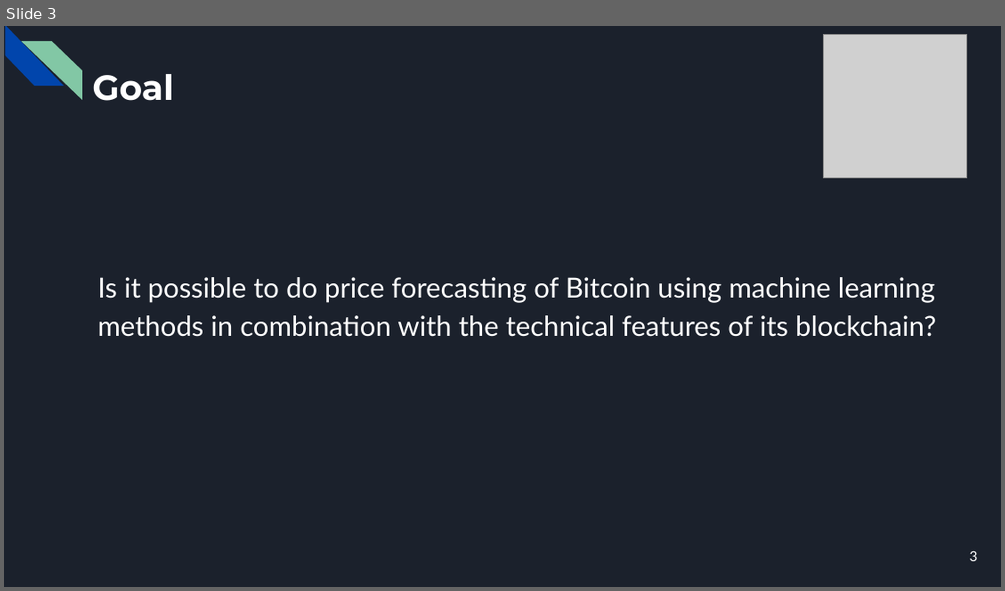
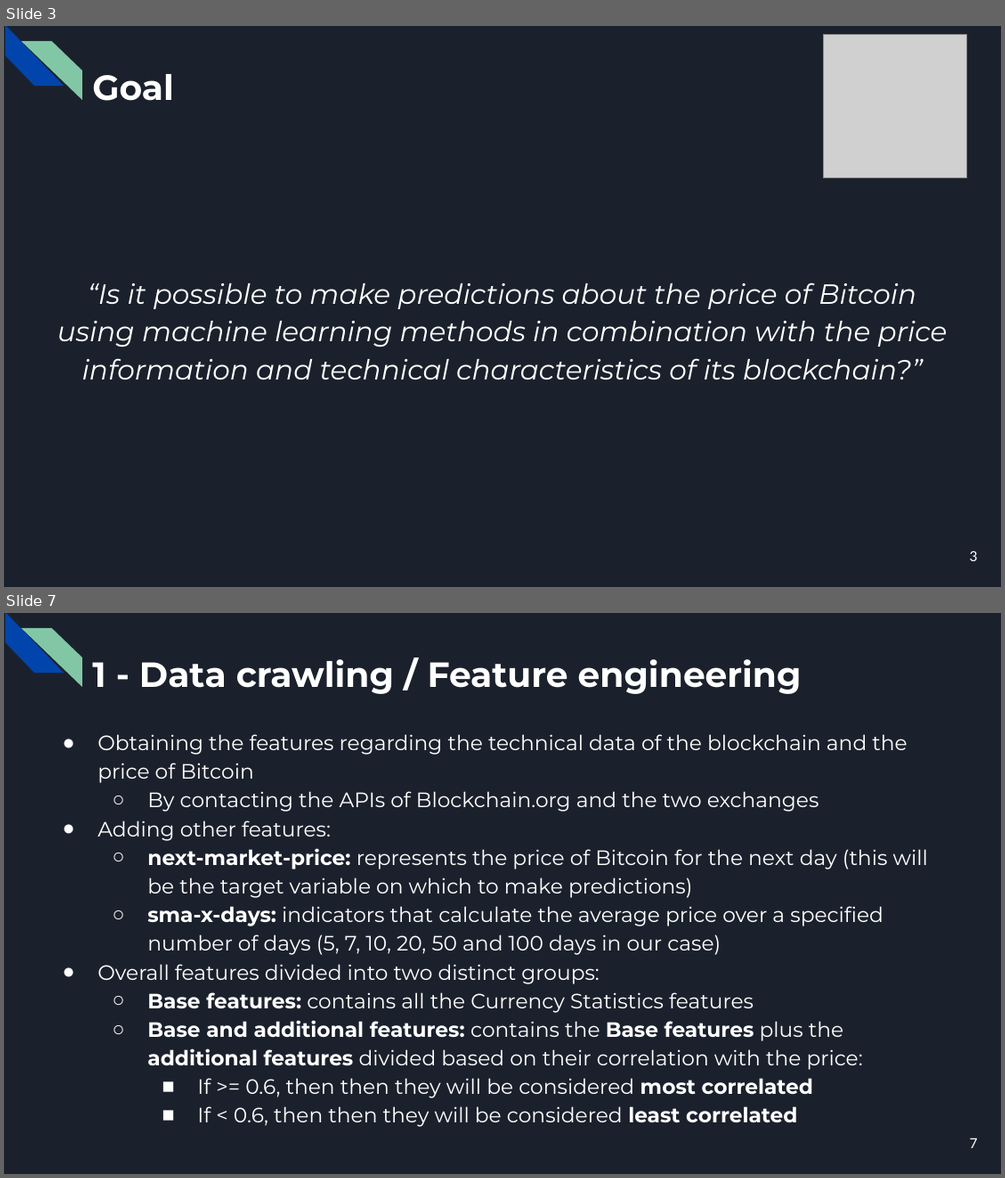
Before and after one commit to CorsiDanilo/bitcoin-price-prediction-with-pyspark, a slide deck: presentation/presentation.pptx. Shown one above the other, each under a label of ours: slide 3 before the commit, slides 3 and 7 after it; the slides between them are not shown. The pictures are 1005x591 and 1005x1178 pixels, drawn with LibreOffice and Linux fonts; fonts in the diff are those of the drawing; grey boxes stand for pictures. Boxes give left, top, right and bottom in pixels: in the first picture for what was removed or moved away, otherwise in the second. Text is boxed around its words. In the diff, an @@ line names an element or a change of style, - is before the commit and + after.

```diff
--- a/presentation/presentation.pptx
+++ b/presentation/presentation.pptx
@@ slide 7 added at [4, 613, 1001, 1174], background #1B212C; not listed: 2 template elements that a slide beside it also shows @@
@@ title added at [92, 659, 801, 694], 25.2 pt, text #FFFFFF, bold @@
+1 - Data crawling / Feature engineering
@@ text added at [97, 734, 928, 1127], 15 pt, text #FFFFFF @@
+● Obtaining the features regarding the technical data of the blockchain and the price of Bitcoin
+  ○ By contacting the APIs of Blockchain.org and the two exchanges
+● Adding other features:
+  ○ next-market-price: represents the price of Bitcoin for the next day (this will be the target variable on which to make predictions)
+  ○ sma-x-days: indicators that calculate the average price over a specified number of days (5, 7, 10, 20, 50 and 100 days in our case)
+● Overall features divided into two distinct groups:
+  ○ Base features: contains all the Currency Statistics features
+  ○ Base and additional features: contains the Base features plus the additional features divided based on their correlation with the price:
+    ■ If >= 0.6, then then they will be considered most correlated
+    ■ If < 0.6, then then they will be considered least correlated
@@ page number added at [970, 1138, 978, 1148], 10 pt, text #FFFFFF @@
+7
@@ slide 3 changed as well @@
@@ text at [57, 282, 947, 379]: text changed; font Lato to Montserrat; italic on @@
-Is it possible to do price forecasting of Bitcoin using machine learning methods in combination with the technical features of its blockchain?
+“Is it possible to make predictions about the price of Bitcoin using machine learning methods in combination with the price information and technical characteristics of its blockchain?”
```
Also in this commit, not shown: 5 other slides changed, 13 other slides added, 8 slides removed, 2 other files.
